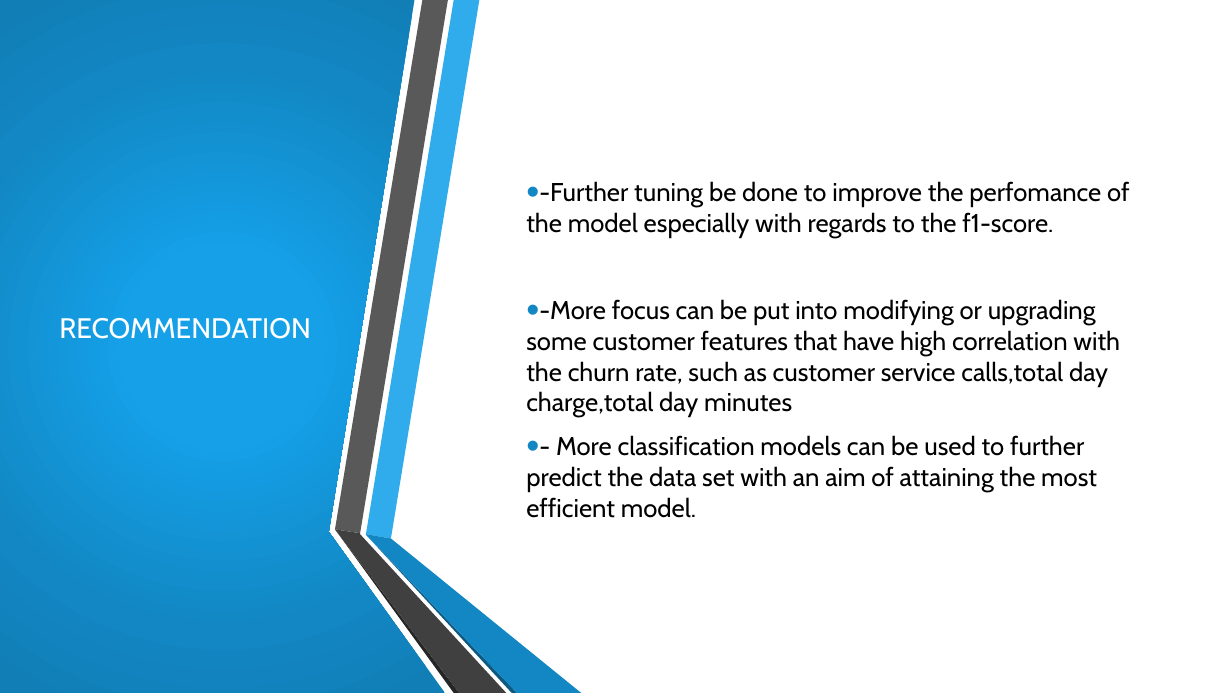
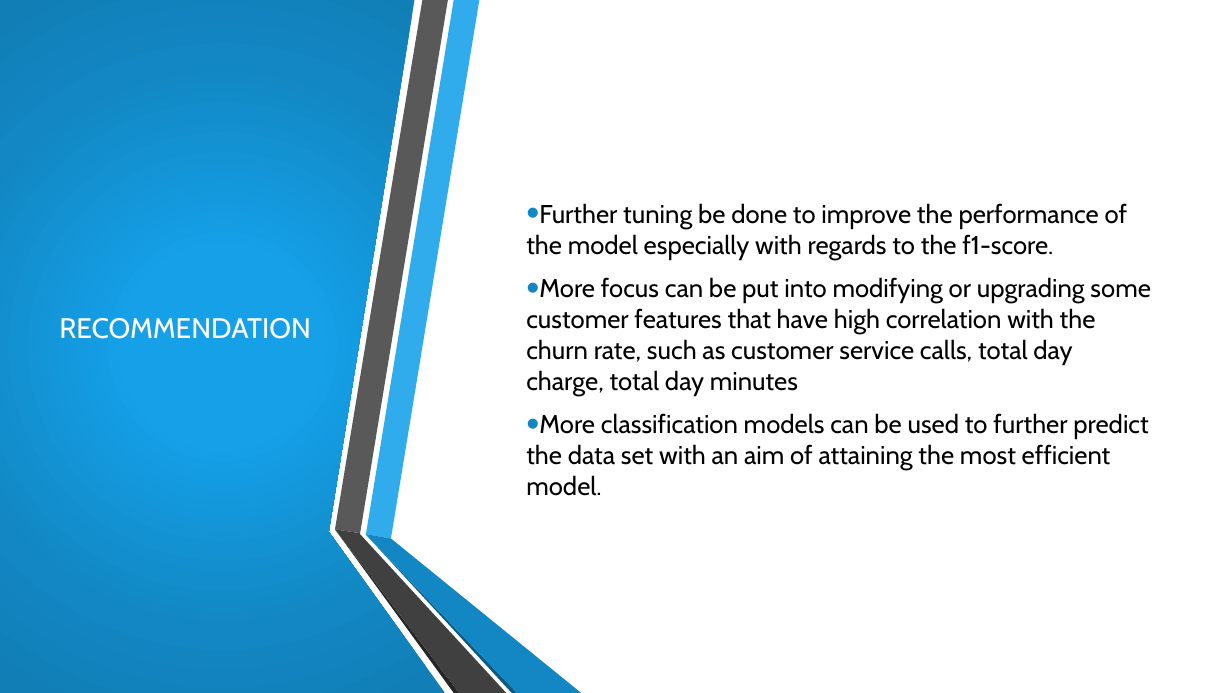
Before and after one commit to Ivet566/PHASE-3-PROJECT, a slide deck: slide 9 of Ivet Buyaki_powerpoint .pptx. Drawn at 1232x693 pixels with LibreOffice and Linux fonts; fonts in the diff are those of the drawing; background and template pictures are left out. Boxes give left, top, right and bottom in pixels: in the first picture for what was removed or moved away, otherwise in the second. Text is boxed around its words. In the diff, an @@ line names an element or a change of style, - is before the commit and + after.

```diff
--- a/Ivet Buyaki_powerpoint .pptx
+++ b/Ivet Buyaki_powerpoint .pptx
@@ text at (526, 203, 1150, 496): text changed @@
-• -Further tuning be done to improve the perfomance of the model especially with regards to the f1-score.
-• -More focus can be put into modifying or upgrading some customer features that have high correlation with the churn rate, such as customer service calls,total day charge,total day minutes
-• - More classification models can be used to further predict the data set with an aim of attaining the most efficient model.
+• Further tuning be done to improve the performance of the model especially with regards to the f1-score.
+• More focus can be put into modifying or upgrading some customer features that have high correlation with the churn rate, such as customer service calls, total day charge, total day minutes
+• More classification models can be used to further predict the data set with an aim of attaining the most efficient model.
```
Also in this commit, not shown: 7 other slides changed, 4 other files.
